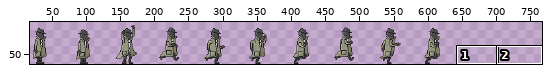
Edited in one commit: sprite sheet (Art Assets/Characters/Player/MainCharacter-Sheet.png). The picture above shows the old version from afar; the outline marks the close-up.
Close-up. The starting point:
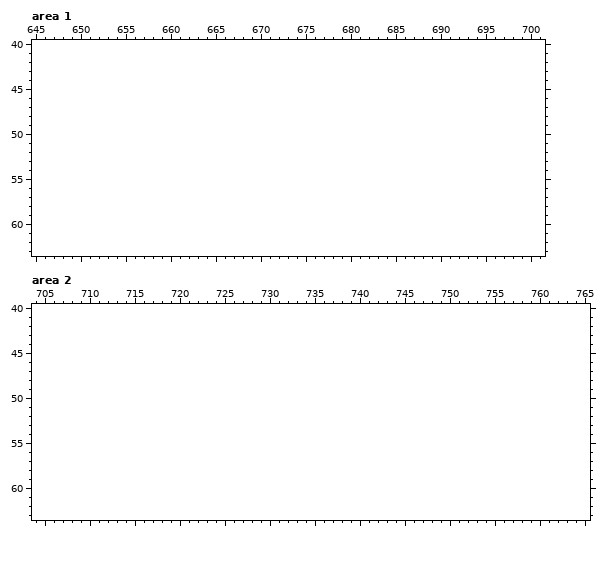
The file is 640x64 pixels. Colours within 5 levels of each other are drawn and written as one. Shown: area 1: x 645..701, y 40..63; area 2: x 704..765, y 40..63. The old version is drawn lined up with the new one, on the new canvas. The wide view leaves out empty margins.
Once edited:
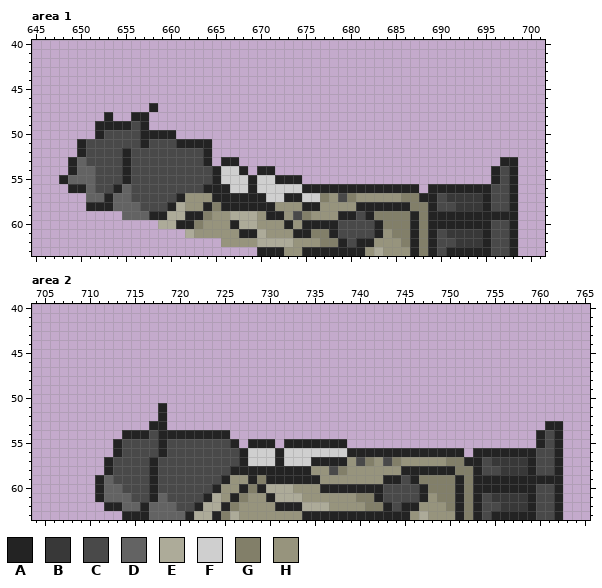
Palette (. is transparent): A #232323  B #383838  C #494949  D #636363  E #adab99  F #cfcfcf  G #827f69  H #97947d
Author's note on the commit: animation needs help
Diff:
canvas 640x64 -> 768x64
Changed rows in their new state; - is an unchanged pixel.
Area 1:
first column x 648:
47 ----------A----------------------------------------
48 -----A--AA-----------------------------------------
49 ----AAAACA-----------------------------------------
50 ----ACCCCAAAA--------------------------------------
51 --ACCCCCCACCCAAAA----------------------------------
52 --ACCCCACCCCCCCCA----------------------------------
53 -ADCCCCACCCCCCCCA-AA-----------------------------AA
54 -ADDCCCACCCCCCCCCAFFA-AA------------------------ACA
55 ADDDCCCACCCCCCCCCAFFFAFFAAA---------------------ACA
56 -AADCCADCCCCCCCCAAAFFAFFFFFAAAAAAAAAAAAA-AAAAAAACCA
57 ---DDADDCCCCCAHHHAAAAAAFFAAFFGHCGHHHHHGGAACBBBBACCA
58 ---AAADDDCCCAEHHAGAAAAAAHHHAAHHHHAAAAAAGGACCBBBACCA
59 -------DDDAAEEAAGHHEEEHAAHCGHHHAACAGGGGAGAAAAAAAAAA
60 -----------EEAAGHHHAEEHHHAHAAAACCCCAGGGAGAAAAAAACCA
61 --------------EHHHHHAAEHHHAAGGACCCCAHGGAGACBBBBACCA
62 ------------------HHHHEEEEHHHGGACAAHHHGAGACCBBBACCA
63 ----------------------AAAHHAAAAAAAHEHHHAGACAAAAACCA
Area 2:
first column x 711:
51 -------A--------------------------------------------
52 -------A--------------------------------------------
53 ------AA------------------------------------------AA
54 ---AAACAAAAAAAA----------------------------------ACA
55 --ACCCCACCCCCCCA-AAA-AAAAAAA---------------------ACA
56 --ACCCCACCCCCCCCAFFFAFFFFFFFAAAAAAAAAAAAA-AAAAAAACCA
57 -ACCCCACCCCCCCCCAFFFAFFFAAAAHCGHCGHHHHHGGAACBBBBACCA
58 -ACCCCACCCCCCCCAAAAAAAAAHHCGHHHHHHAAAAAAGGACCBBBACCA
59 ADCCCCACCCCCCCAHHAGAAAAAAHHHHHHHAACAGGGGAGAAAAAAAAAA
60 ADDCCCACCCCCCAHHAGAEEEHHHAAAAAAACCCCAGGGAGAAAAAAACCA
61 ADDDCCADCCCCAEHAGHHAEEEHHHHHHGGACCCCAHGGAGACBBBBACCA
62 -AADDADDDCCAEEAGHHHHAAAEEEHHHHGGACAAHHHGAGACCBBBACCA
63 ---AAADDDDAEEAGEHHHHHHHAAAAAAAAAAAAHEHHHAGACAAAAACCA
